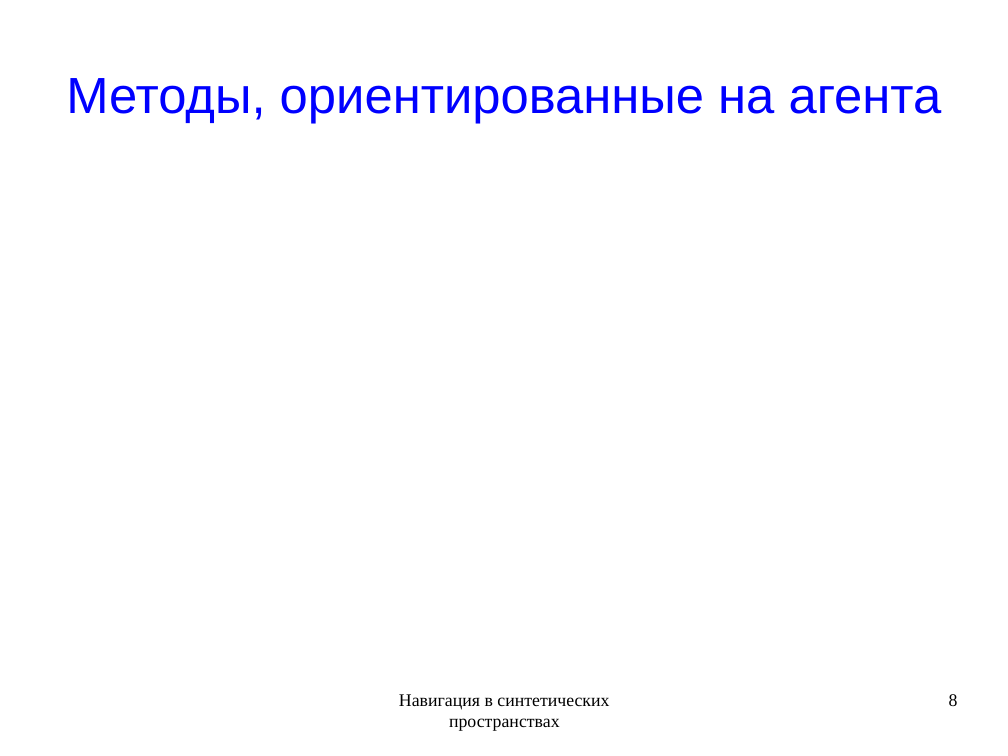
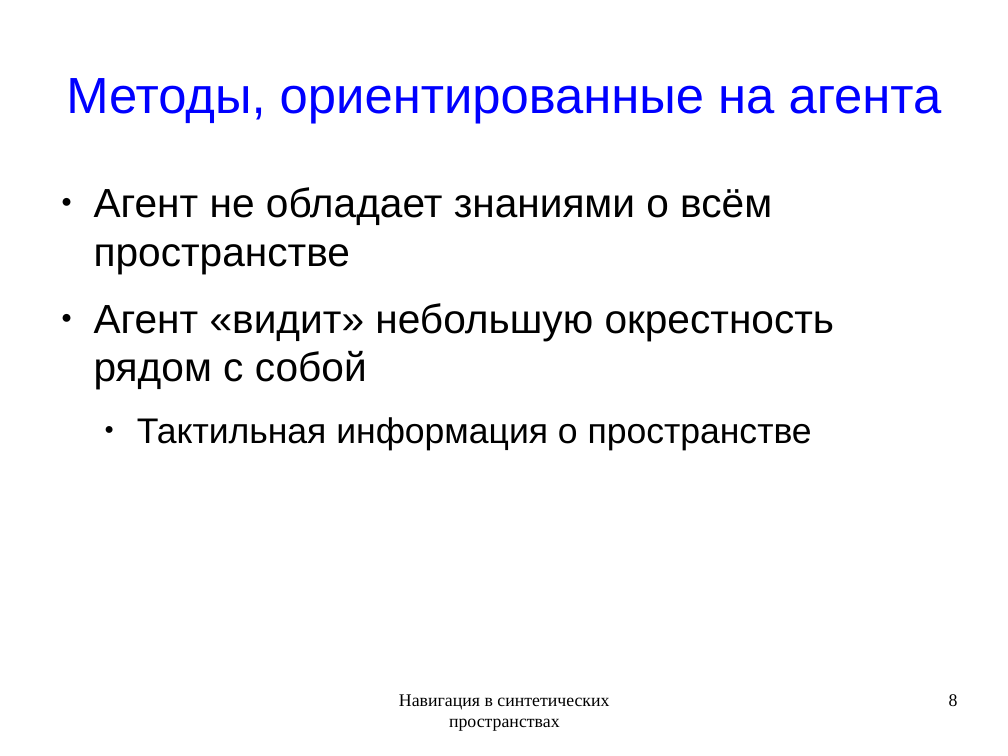
Before and after one commit to rutsky/semester09, a slide deck: slide 8 of Artificial_intelligence/Navigation_in_synthetic_space/50572_Rutsky_Navigation_in_synthetic_space.odp. Drawn at 1008x756 pixels with LibreOffice and Linux fonts; fonts in the diff are those of the drawing. Boxes give left, top, right and bottom in pixels: in the first picture for what was removed or moved away, otherwise in the second. Text is boxed around its words. In the diff, an @@ line names an element or a change of style, - is before the commit and + after.

```diff
--- a/Artificial_intelligence/Navigation_in_synthetic_space/50572_Rutsky_Navigation_in_synthetic_space.odp
+++ b/Artificial_intelligence/Navigation_in_synthetic_space/50572_Rutsky_Navigation_in_synthetic_space.odp
@@ text added at bbox=[94, 187, 835, 450], 32 pt, text #000000 @@
+● Агент не обладает знаниями о всём пространстве
+● Агент «видит» небольшую окрестность рядом с собой
+  ● Тактильная информация о пространстве
```
Also in this commit, not shown: 9 other slides changed, 3 slides added, 1 slide removed.
